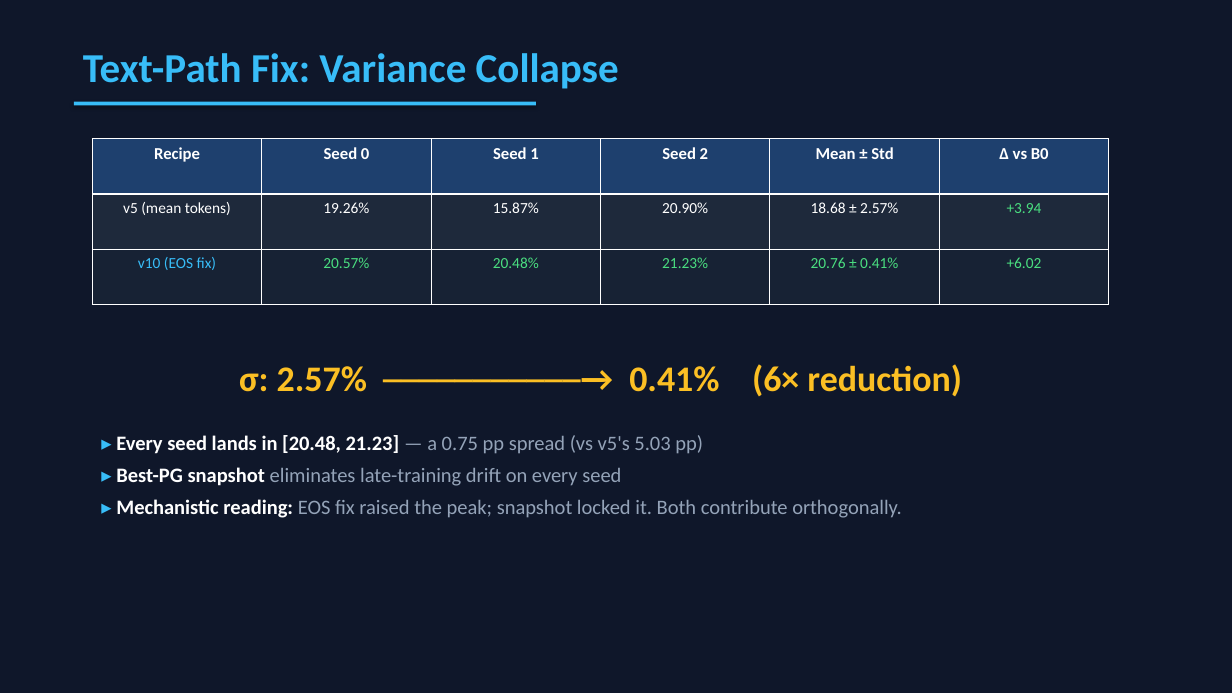
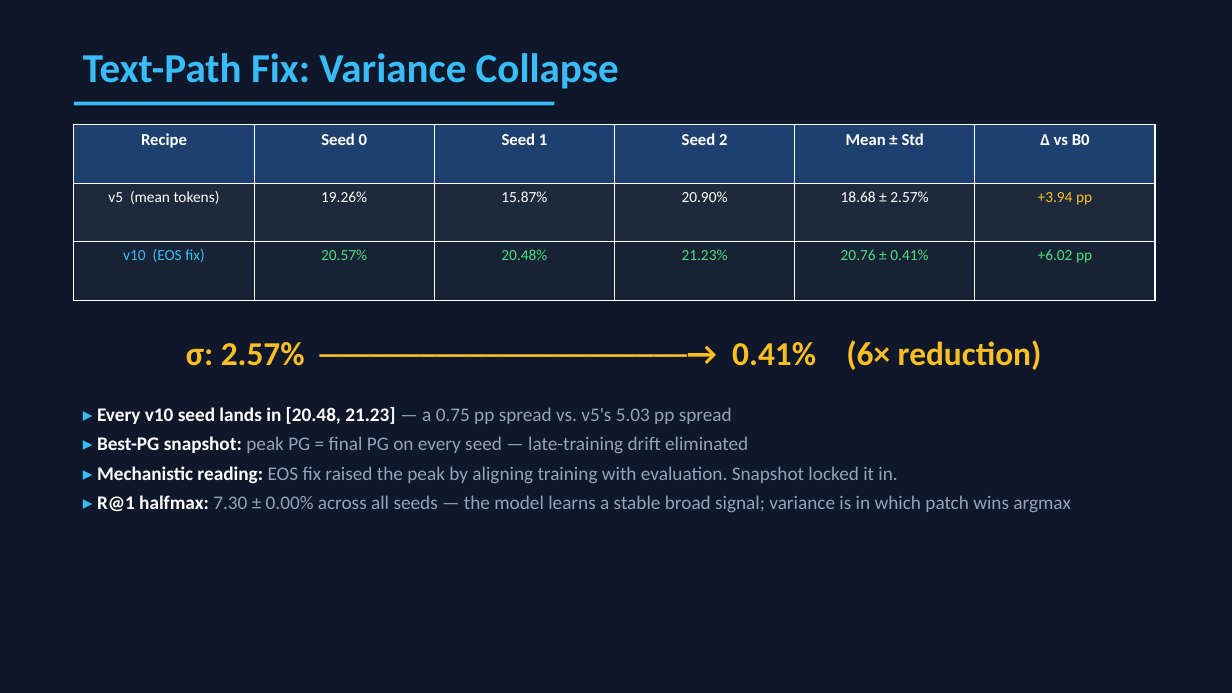
Before and after one commit to Ani0202/region-grounded, a slide deck: slide 8 of presentation/graft_presentation.pptx (slide 7 before the commit). Drawn at 1232x693 pixels with LibreOffice and Linux fonts; fonts in the diff are those of the drawing. Boxes give left, top, right and bottom in pixels: in the first picture for what was removed or moved away, otherwise in the second. Text is boxed around its words. In the diff, an @@ line names an element or a change of style, - is before the commit and + after.

```diff
--- a/presentation/graft_presentation.pptx
+++ b/presentation/graft_presentation.pptx
@@ rectangle: place and size @@
-rectangle at (74,102,536,105)
+rectangle at (74,102,555,105)
@@ table at (74,125,1155,300) @@
-row 2, column 6: +3.94
+row 2, column 6: +3.94 pp
-row 3, column 6: +6.02
+row 3, column 6: +6.02 pp
@@ table: place and size @@
-table at (92,139,1107,305)
+table at (74,125,1155,300)
@@ text at (186,340,1042,370): text changed; size 28 to 26 pt @@
-σ: 2.57% ───────────→ 0.41% (6× reduction)
+σ: 2.57% ──────────────────────→ 0.41% (6× reduction)
@@ text at (97,407,1070,513): text changed; size 16 to 15 pt @@
-▸ Every seed lands in [20.48, 21.23] — a 0.75 pp spread (vs v5's 5.03 pp)
-▸ Best-PG snapshot eliminates late-training drift on every seed
-▸ Mechanistic reading: EOS fix raised the peak; snapshot locked it. Both contribute orthogonally.
+▸ Every v10 seed lands in [20.48, 21.23] — a 0.75 pp spread vs. v5's 5.03 pp spread
+▸ Best-PG snapshot: peak PG = final PG on every seed — late-training drift eliminated
+▸ Mechanistic reading: EOS fix raised the peak by aligning training with evaluation. Snapshot locked it in.
+▸ R@1 halfmax: 7.30 ± 0.00% across all seeds — the model learns a stable broad signal; variance is in which patch wins argmax
```
Also in this commit, not shown: 9 other slides changed, 6 slides added, 4 slides removed, 1 other file.
